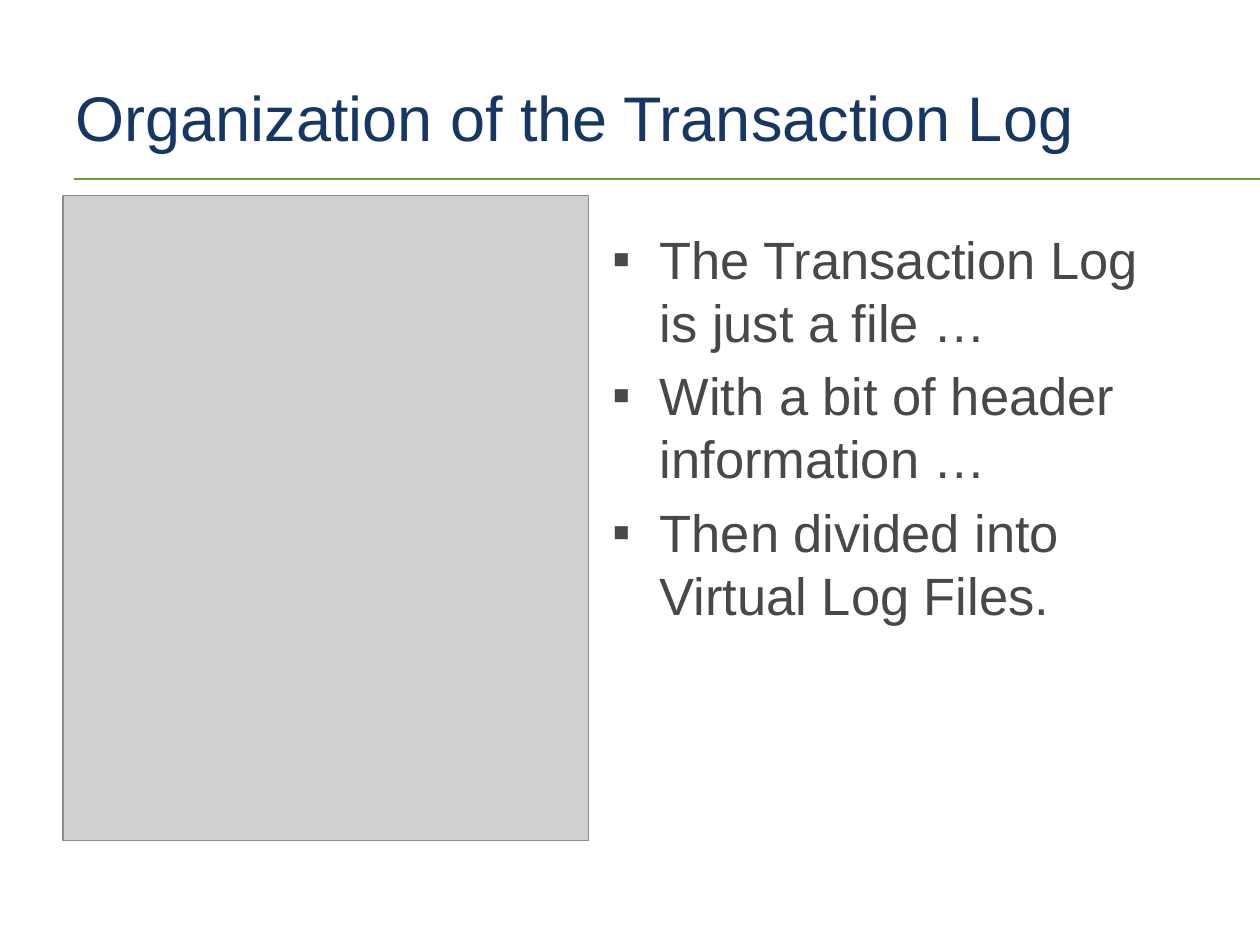
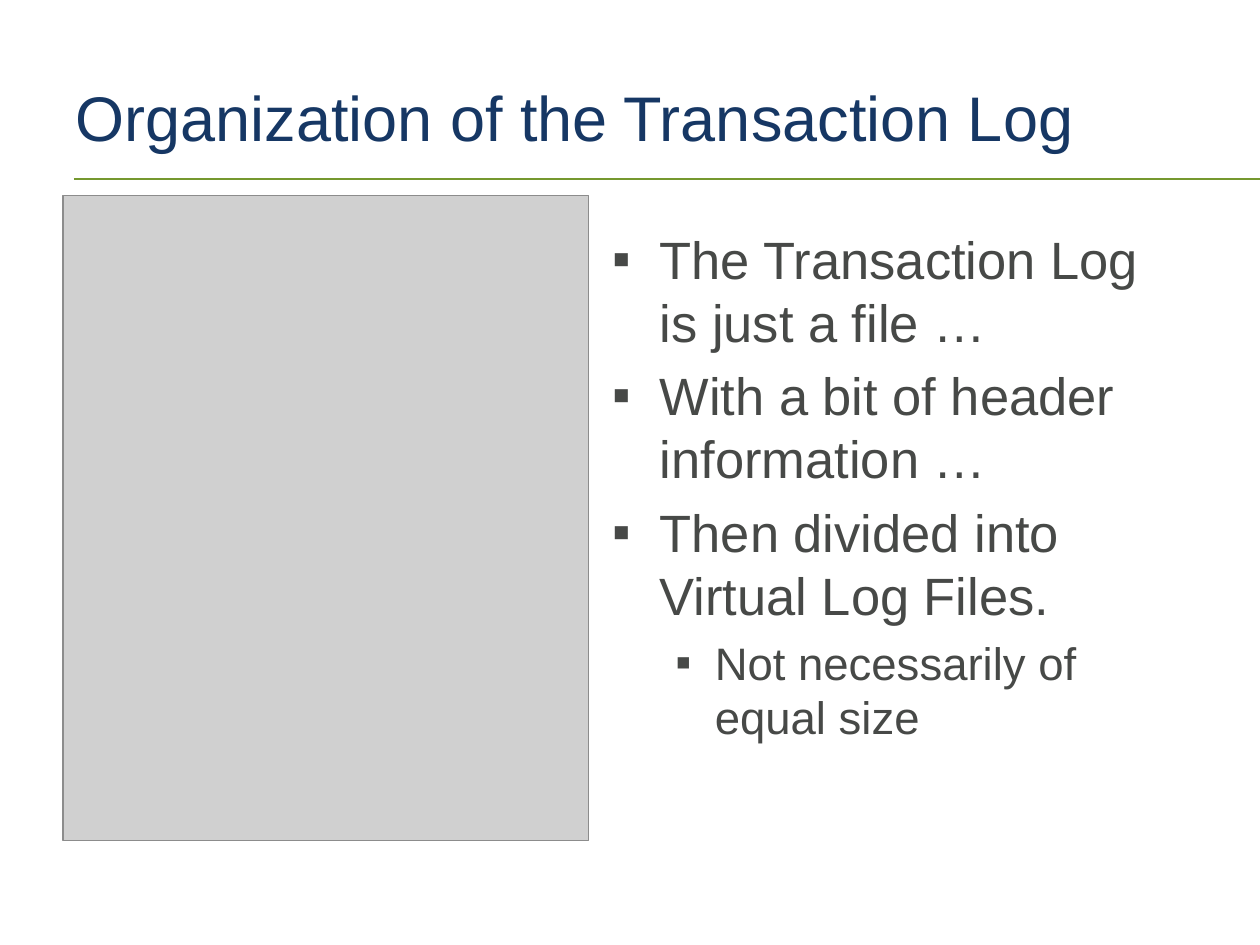
Before and after one commit to tf3604/LogFilePresentation, a slide deck: slide 8 of TransactionLog.pptx. Drawn at 1260x945 pixels with LibreOffice and Linux fonts; fonts in the diff are those of the drawing; grey boxes stand for pictures; background and template pictures are left out. Boxes give left, top, right and bottom in pixels: in the first picture for what was removed or moved away, otherwise in the second. Text is boxed around its words. In the diff, an @@ line names an element or a change of style, - is before the commit and + after.

Commit message:
Additional organization of log file slides.

```diff
--- a/TransactionLog.pptx
+++ b/TransactionLog.pptx
@@ text at [715,647,1076,744]: paragraph added @@
+  ▪ Not necessarily of equal size
```
Also in this commit, not shown: 3 other slides changed, 3 slides added, 1 other file.
